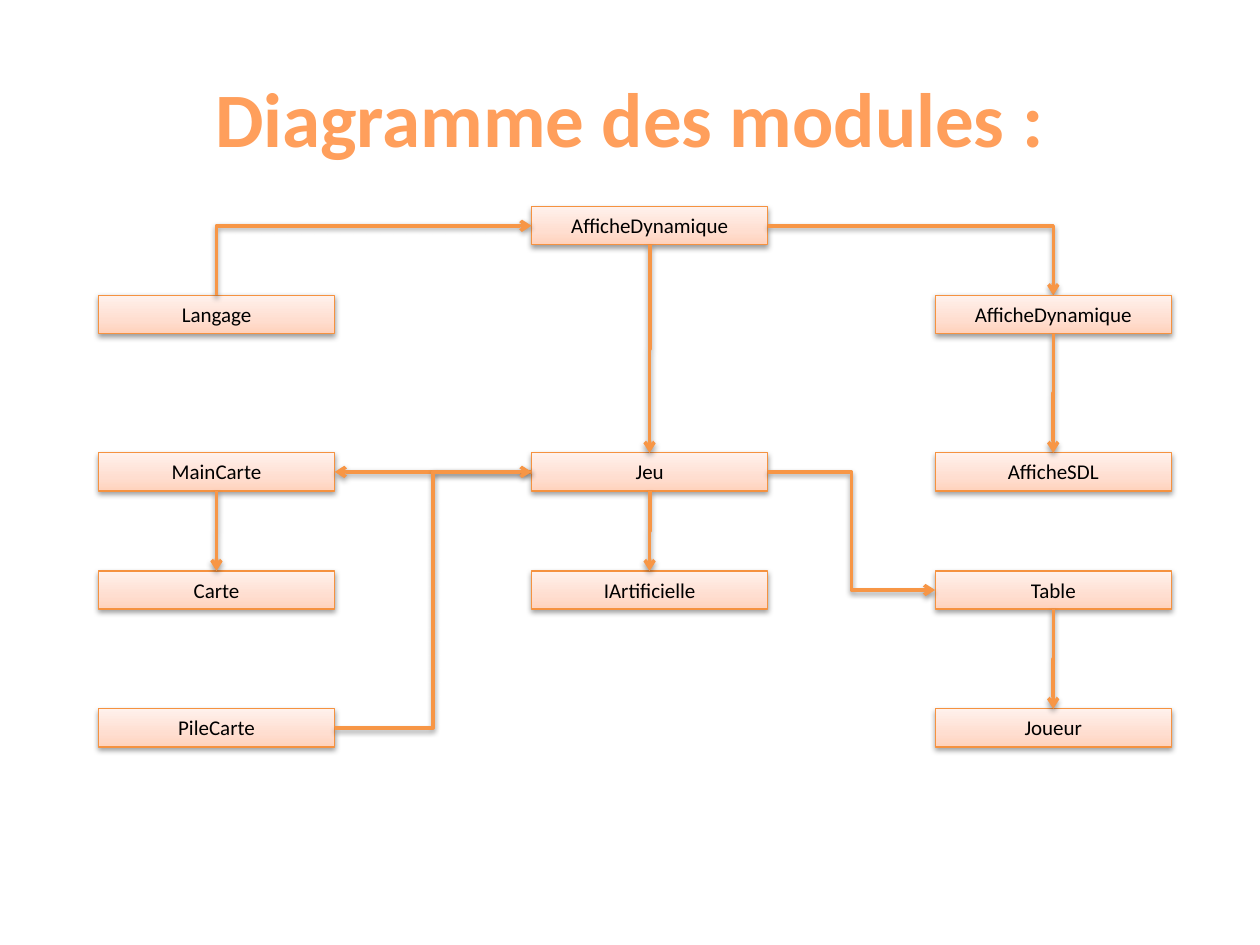
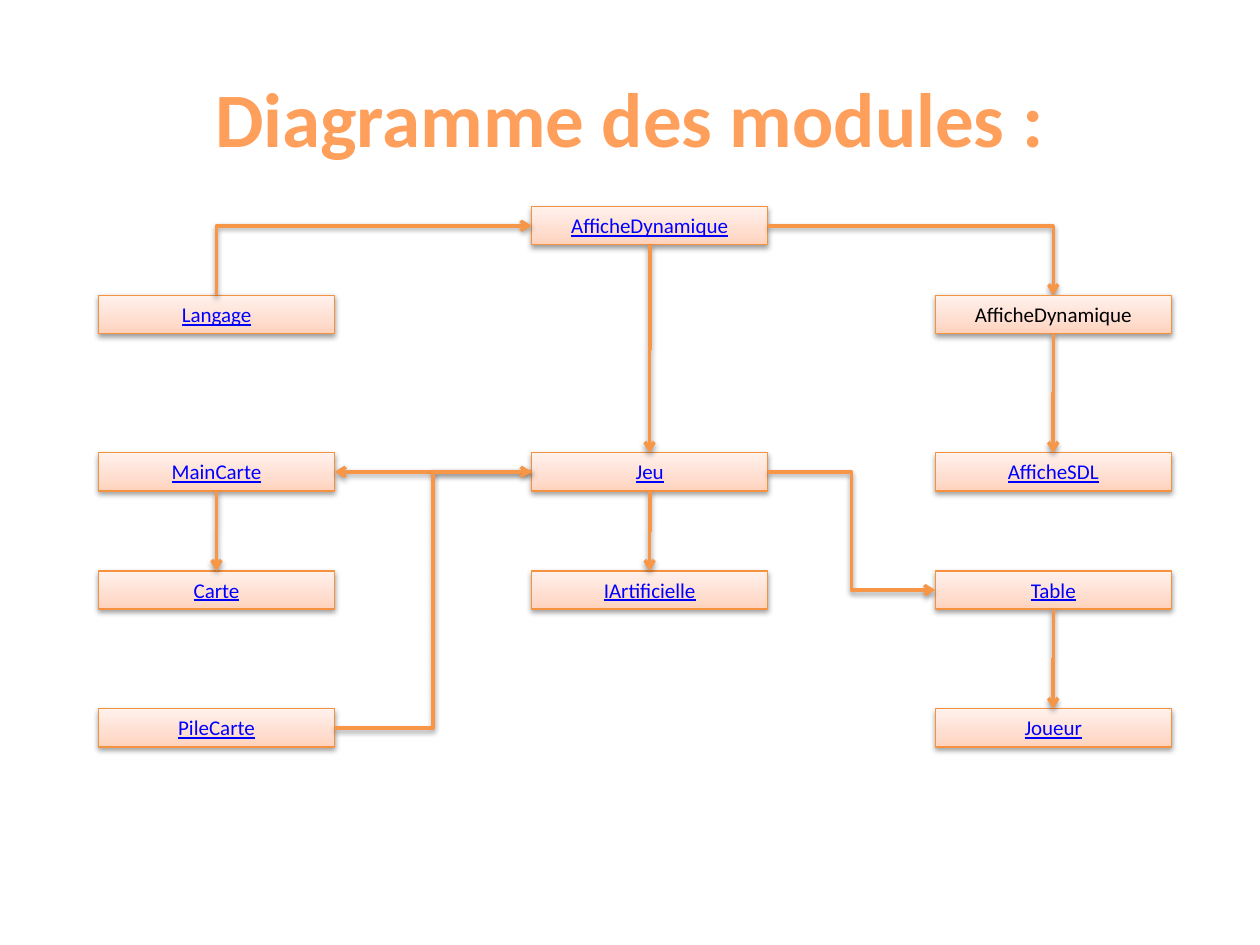
Before and after one commit to winbill/lifesevenpoker, a slide deck: slide 5 of Annexes/Presentation.pptx. Drawn at 1260x945 pixels with LibreOffice and Linux fonts; fonts in the diff are those of the drawing; background and template pictures are left out. Boxes give left, top, right and bottom in pixels: in the first picture for what was removed or moved away, otherwise in the second. Text is boxed around its words. In the diff, an @@ line names an element or a change of style, - is before the commit and + after.

Commit message:
daigrammes des modules terminés, pk 2 fois AffDyn ??

```diff
--- a/Annexes/Presentation.pptx
+++ b/Annexes/Presentation.pptx
@@ text colour #000000 to #0000FF, underline on in 10 elements at [532,207,769,244], [98,295,335,333], [98,452,335,490], [98,571,335,609], [98,709,335,747], [532,452,769,490], [532,571,769,609], [935,452,1172,490], [935,571,1172,609], [935,709,1172,747] @@
```
Also in this commit, not shown: 1 other slide changed, 10 slides added, 5 slides removed.
